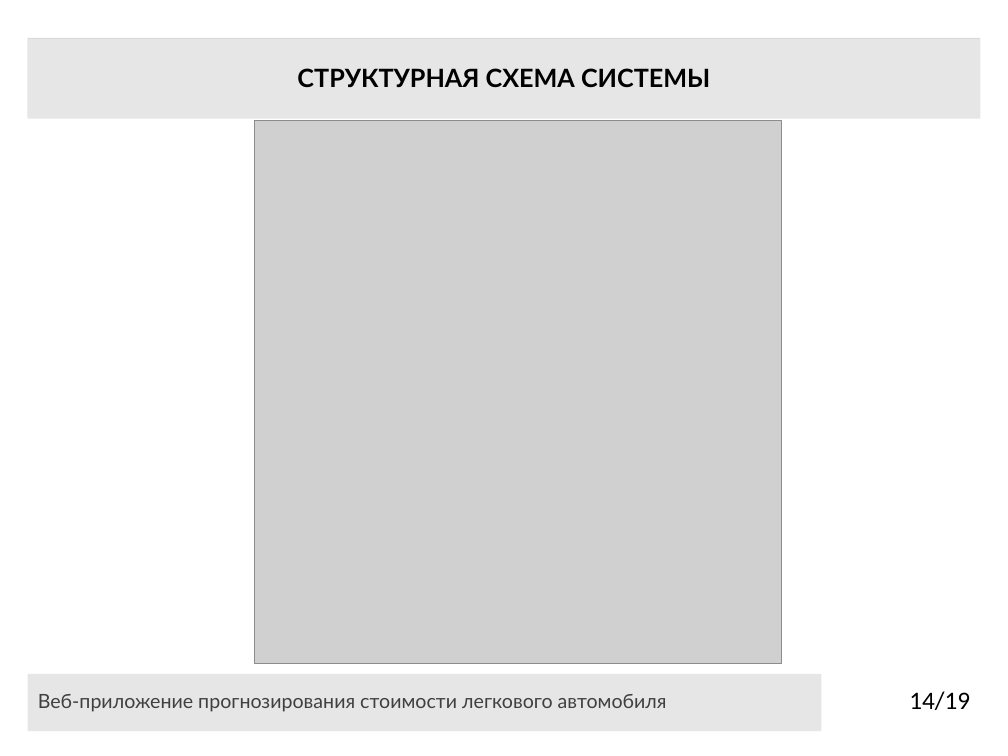
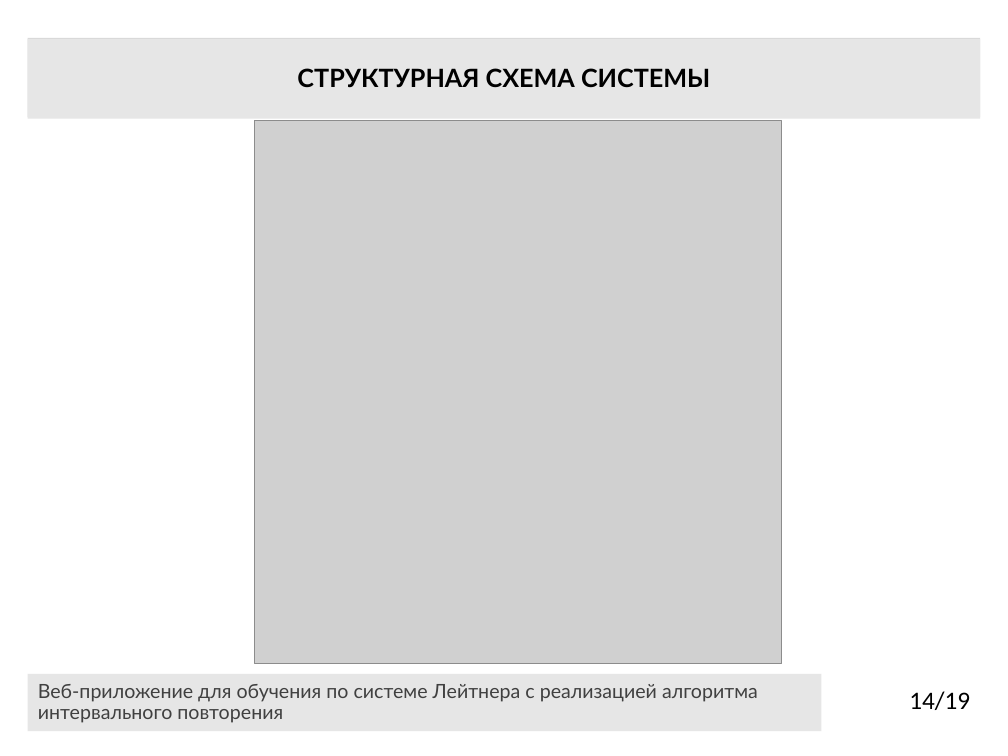
Before and after one commit to darik-cell/diplom, a slide deck: slide 14 of Презентация_Алёнушка_6401.pptx. Drawn at 1008x756 pixels with LibreOffice and Linux fonts; fonts in the diff are those of the drawing; grey boxes stand for pictures. Boxes give left, top, right and bottom in pixels: in the first picture for what was removed or moved away, otherwise in the second. Text is boxed around its words. In the diff, an @@ line names an element or a change of style, - is before the commit and + after.

```diff
--- a/Презентация_Алёнушка_6401.pptx
+++ b/Презентация_Алёнушка_6401.pptx
@@ text in rectangle at [38,684,758,723]: text changed @@
-Веб-приложение прогнозирования стоимости легкового автомобиля
+Веб-приложение для обучения по системе Лейтнера с реализацией алгоритма
+интервального повторения
```
Also in this commit, not shown: 15 other slides changed, 4 slides added, 2 slides removed, 3 other files.
